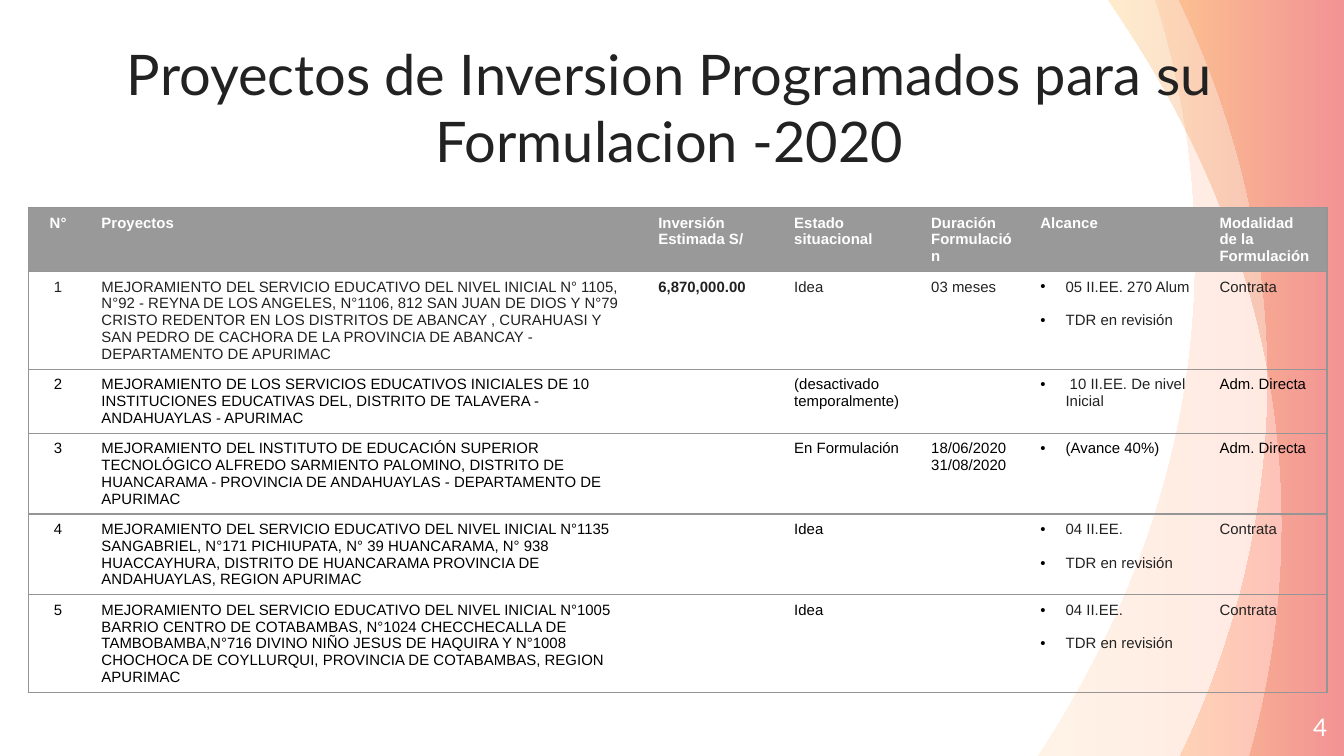
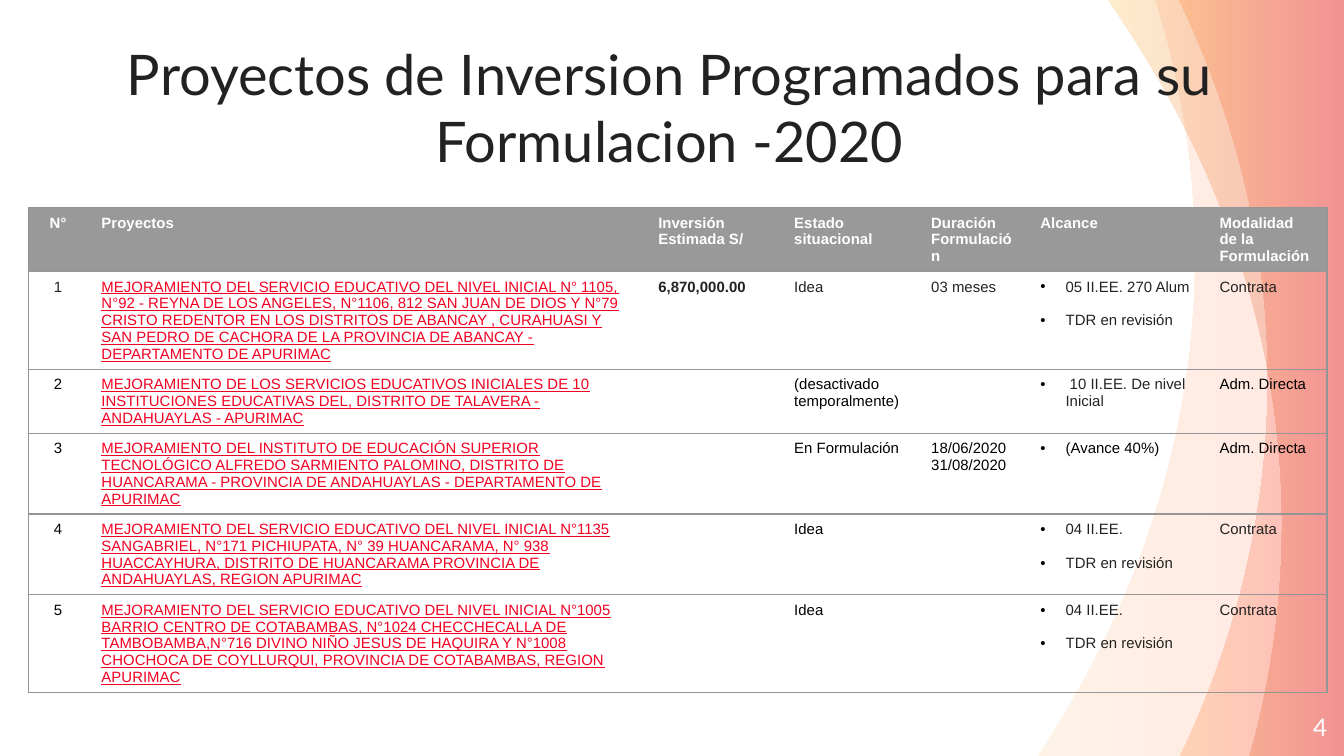
Before and after one commit to ORFEI-GRAP/Gestion-ORFEI, a slide deck: slide 4 of Proyectos Funcion Educacion.pptx. Drawn at 1344x756 pixels with LibreOffice and Linux fonts; fonts in the diff are those of the drawing. Boxes give left, top, right and bottom in pixels: in the first picture for what was removed or moved away, otherwise in the second. Text is boxed around its words. In the diff, an @@ line names an element or a change of style, - is before the commit and + after.

```diff
--- a/Proyectos Funcion Educacion.pptx
+++ b/Proyectos Funcion Educacion.pptx
@@ table at [28,208,1327,719] @@
@@ text colour #222222 to #F20122 in "MEJORAMIENTO DEL SERVICIO EDUCATIVO DEL NIVEL INICIAL ..." @@
@@ underline on in "MEJORAMIENTO DEL SERVICIO EDUCATIVO DEL NIVEL INICIAL ...", "MEJORAMIENTO DE LOS SERVICIOS EDUCATIVOS INICIALES DE ...", "MEJORAMIENTO DEL INSTITUTO DE EDUCACIÓN SUPERIOR TECNOLÓGICO ...", "MEJORAMIENTO DEL SERVICIO EDUCATIVO DEL NIVEL INICIAL ..." and 1 more places @@
@@ text colour #000000 to #F20122 in "MEJORAMIENTO DE LOS SERVICIOS EDUCATIVOS INICIALES DE ...", "MEJORAMIENTO DEL INSTITUTO DE EDUCACIÓN SUPERIOR TECNOLÓGICO ...", "MEJORAMIENTO DEL SERVICIO EDUCATIVO DEL NIVEL INICIAL ...", "MEJORAMIENTO DEL SERVICIO EDUCATIVO DEL NIVEL INICIAL ..." @@
```
